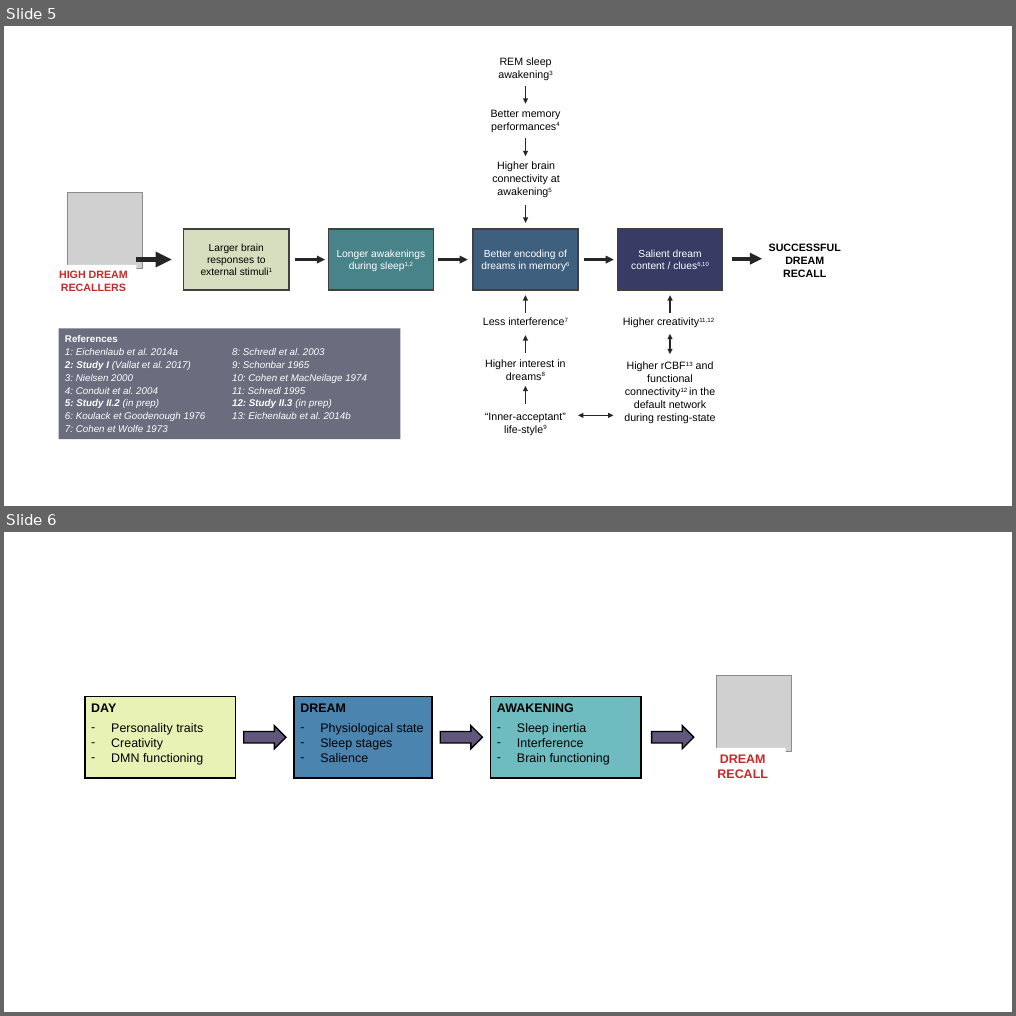
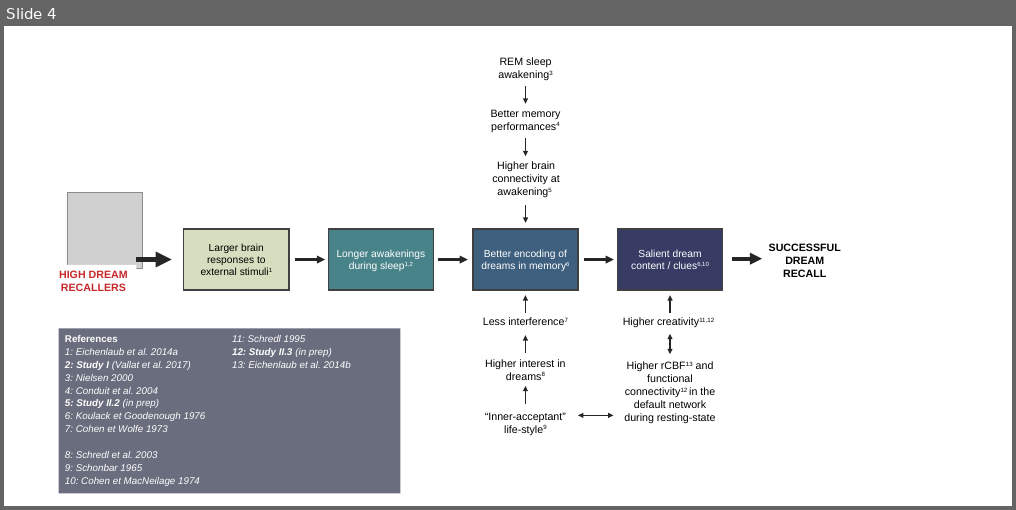
Before and after one commit to raphaelvallat/Thesis, a slide deck: Fig/Discussion/schema_dream_recall.pptx. Shown one above the other, each under a label of ours: slides 5 and 6 before the commit, slide 4 after it. The pictures are 1016x1016 and 1016x510 pixels, drawn with LibreOffice and Linux fonts; fonts in the diff are those of the drawing; grey boxes stand for pictures. Boxes give left, top, right and bottom in pixels: in the first picture for what was removed or moved away, otherwise in the second. Text is boxed around its words. In the diff, an @@ line names an element or a change of style, - is before the commit and + after.

```diff
--- a/Fig/Discussion/schema_dream_recall.pptx
+++ b/Fig/Discussion/schema_dream_recall.pptx
@@ slide 6 removed at [4, 532, 1012, 1012], background #FFFFFF @@
@@ picture removed at [716, 675, 792, 751] @@
@@ rectangle removed at [85, 696, 235, 778] @@
-DAY
-– Personality traits
-– Creativity
-– DMN functioning
@@ rectangle removed at [294, 696, 432, 778] @@
-DREAM
-– Physiological state
-– Sleep stages
-– Salience
@@ rectangle removed at [490, 696, 641, 778] @@
-AWAKENING
-– Sleep inertia
-– Interference
-– Brain functioning
@@ right arrow removed at [243, 726, 286, 749] @@
@@ right arrow removed at [440, 726, 483, 749] @@
@@ right arrow removed at [652, 726, 694, 749] @@
@@ rectangle removed at [700, 748, 785, 778] @@
-DREAM RECALL
@@ what was slide 5 is now slide 4 @@
@@ slide 4 changed as well @@
@@ rectangle "References": place and size @@
-rectangle "References" at [58, 328, 400, 439]
+rectangle "References" at [58, 328, 400, 493]
```
Also in this commit, not shown: 1 other slide changed, 1 other slide removed, 8 other files.
